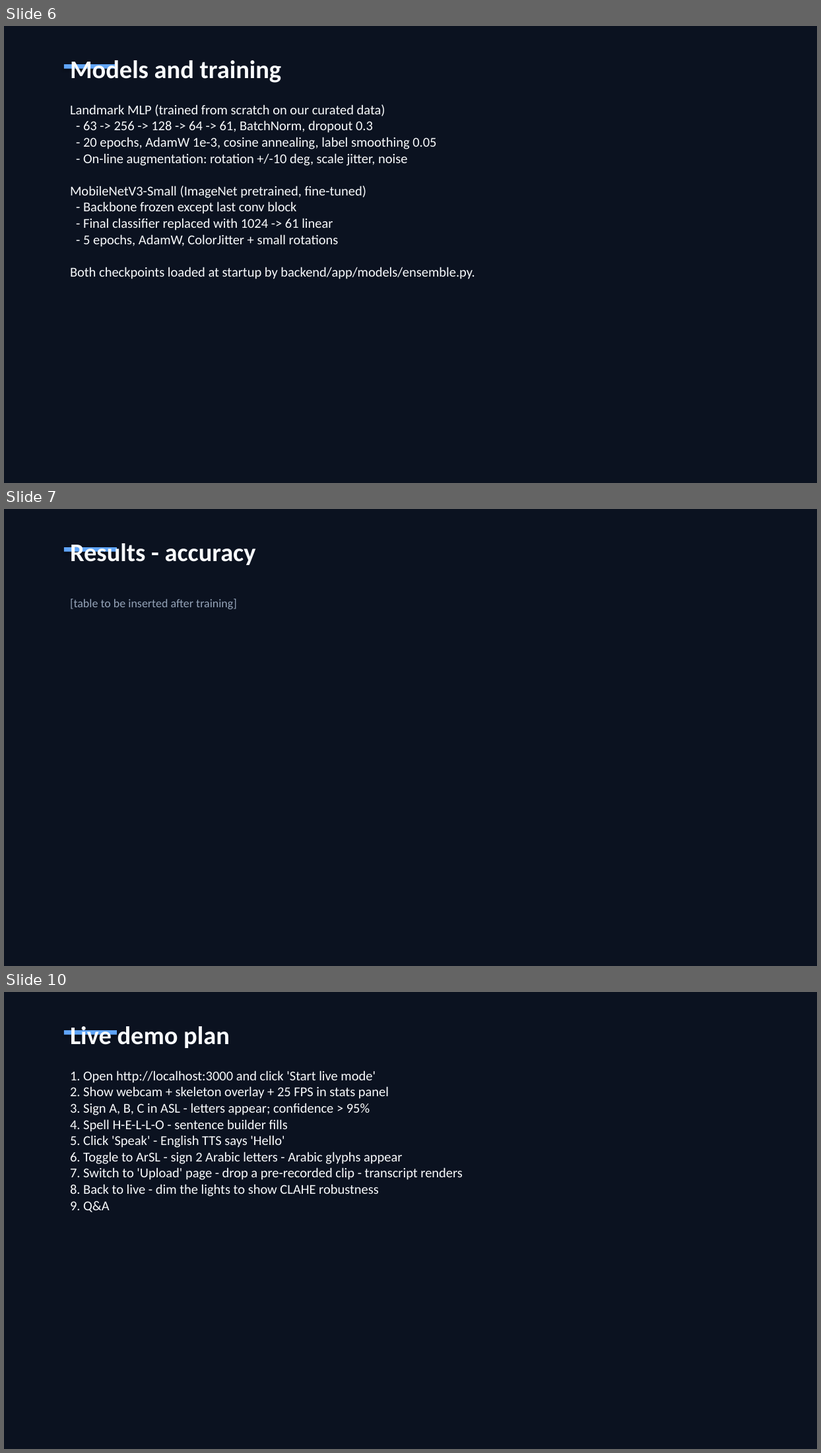
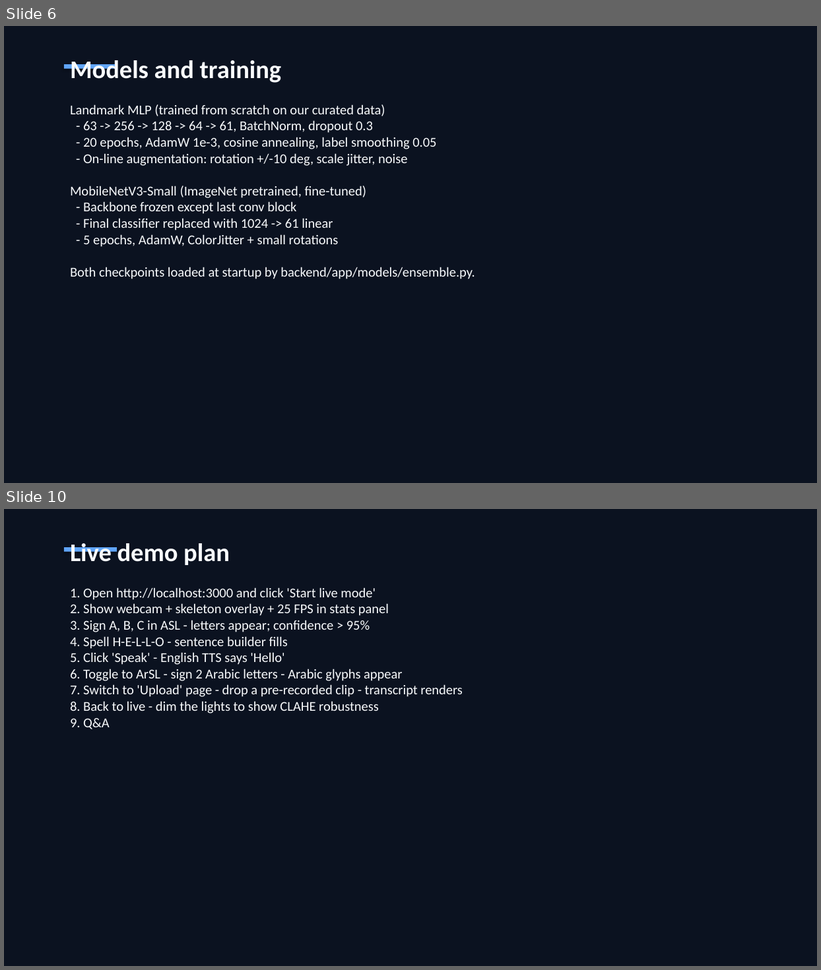
Before and after one commit to ykanjo04/SignSpeak-AI, a slide deck: slides/SignSpeak_AI_Defence.pptx. Shown one above the other, each under a label of ours: slides 6, 7 and 10 before the commit, slides 6 and 10 after it; the slides between them are not shown. The pictures are 821x1453 and 821x970 pixels, drawn with LibreOffice and Linux fonts; fonts in the diff are those of the drawing. Boxes give left, top, right and bottom in pixels: in the first picture for what was removed or moved away, otherwise in the second. Text is boxed around its words. In the diff, an @@ line names an element or a change of style, - is before the commit and + after.

```diff
--- a/slides/SignSpeak_AI_Defence.pptx
+++ b/slides/SignSpeak_AI_Defence.pptx
@@ slide 7 removed at (4, 509, 817, 966), background #0B1220 @@
@@ rectangle removed at (64, 547, 117, 552) @@
@@ text removed at (70, 543, 256, 565) @@
-Results - accuracy
@@ text removed at (70, 599, 237, 609) @@
-[table to be inserted after training]
```
Also in this commit, not shown: 1 slide changed, 2 slides added, 1 other slide removed, 29 other files.
